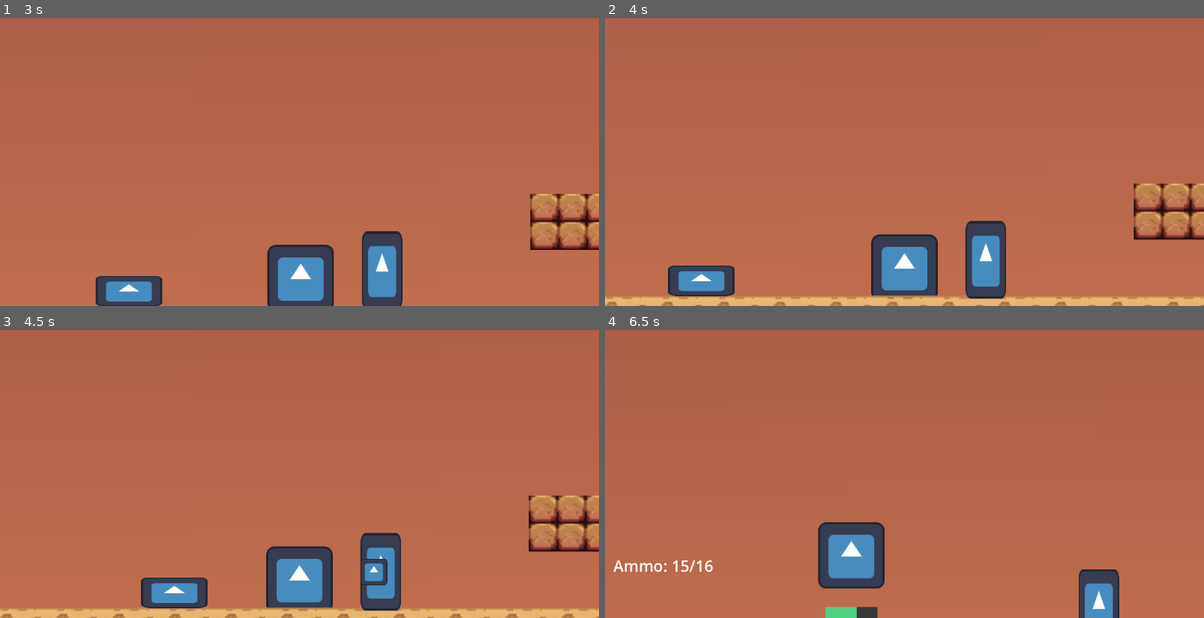
Above: before the commit, frames 1-4 (two rows, left to right).
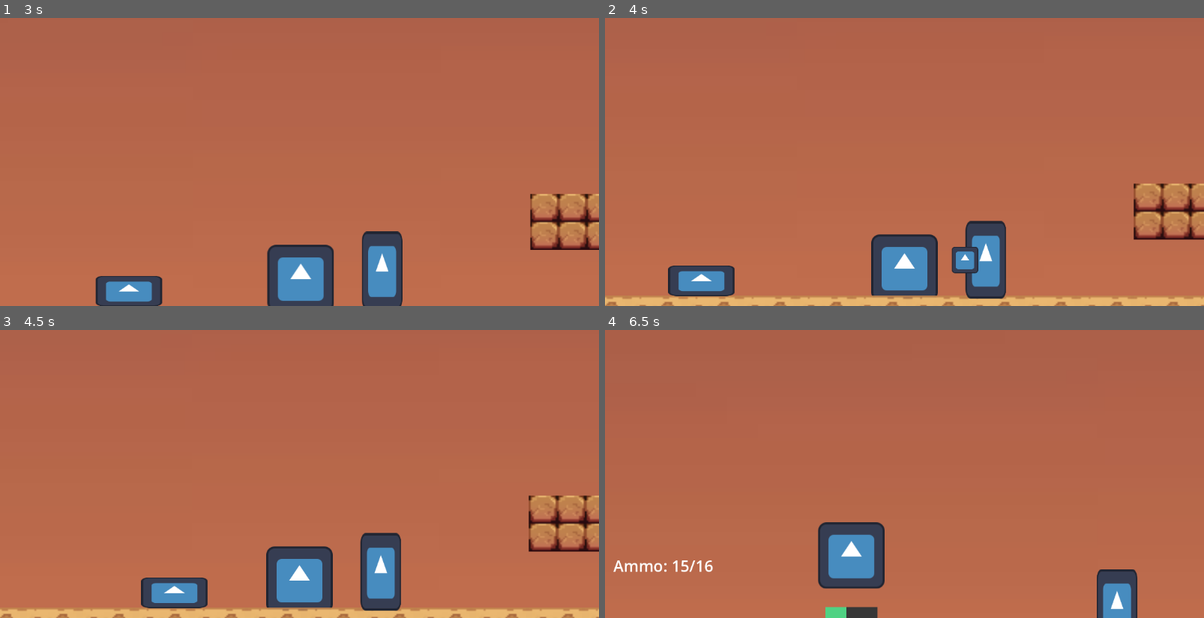
Above: after the commit, the same moments.

Repository: dzfrias/gladiator
Game: Godot game, scene res://scenes/level_playtest.tscn
Two runs of this game, one before a commit and one after it. Both use one fixed random seed, a clock stepped at 60 frames per second and the inputs below. This scene is started directly instead of the project's main scene. The engine's default icon, where the game draws it, is replaced by a stand-in: a white triangle on a blue panel in a dark square.
Inputs (mouse positions are in pixels of both pictures, inside the frame that each line leads up to):
- Up to frame 1 (3 s): move the mouse to (431, 121) at 0.52 s; hold S (crouch) 0.53-1.28 s; hold D (right) 0.53-2.03 s; tap Space (jump) at 0.77, 1.07, 1.52, 1.82 s; move the mouse to (179, 156) at 1.27 s; click (179, 156) at 1.35 s; move the mouse to (359, 64) at 2.02 s; hold A (left) 2.03-2.78 s; hold E (roll) 2.03-2.78 s; move the mouse to (269, 205) at 2.77 s; hold D (right) from 2.78 s (still down); tap Q (toggle_weapon) at 2.85 s
- Up to frame 2 (4 s): keep holding D (right); tap Space (jump) at 3.02, 3.32, 3.77 s; move the mouse to (1084, 187) at 3.52 s; hold S (crouch) from 3.53 s (still down)
- Up to frame 3 (4.5 s): tap Space (jump) at 4.07 s; move the mouse to (119, 399) at 4.27 s; release D (right) at 4.28 s; release S (crouch) at 4.28 s; hold A (left) from 4.28 s (still down); click (119, 399) at 4.35 s
- Up to frame 4 (6.5 s): tap Space (jump) at 4.52, 4.82, 6.02, 6.32 s; move the mouse to (934, 450) at 5.02 s; release A (left) at 5.03 s; hold D (right) 5.03-5.78 s; hold E (roll) 5.03-5.78 s; move the mouse to (814, 367) at 5.77 s; hold A (left) from 5.78 s (still down); tap Q (toggle_weapon) at 5.85 s

Frame 1 is identical in both runs. In frame 2, 0.4% of the frame differs, in the area x 57-63%, y 79-89%; in frame 3, 0.3%; in frame 4, 1.4%, in the area x 40-89%, y 83-100%.
Error in both runs: Invalid assignment of property or key 'position' with value of type 'Vector2' on a base object of type 'Nil'. (res://scripts/player/player.gd:67)

Commit message:
add a prepare attack time to ranged enemy

Diff:
--- a/scenes/shooter.tscn
+++ b/scenes/shooter.tscn
@@ -19,6 +19,7 @@
 collision_mask = 33
 script = ExtResource("1_a5ml5")
 projectile = ExtResource("2_5g1nj")
+prepare_attack_time = 0.4
 impact_particle_prefab = ExtResource("3_qpshq")
 
 [node name="CollisionShape2D" type="CollisionShape2D" parent="."]
--- a/scripts/enemies/shooter.gd
+++ b/scripts/enemies/shooter.gd
@@ -11,6 +11,7 @@
 @export var projectile_speed := 800.0
 @export var projectile_damage := 4.0
 @export var idle_time := 0.5
+@export var prepare_attack_time := 0.25
 @export var shoot_cooldown_avg: float = 1.4
 @export var shoot_cooldown_sd: float = 0.2
 
@@ -67,6 +68,8 @@
 				_shoot(direction)
 			elif is_on_floor():
 				velocity.x = 0
+				# This allows enemy to attack when they move onto new platform instead of waiting for a long time
+				_can_attack = true
 		State.IDLE:
 			velocity.x = 0
 		State.SHOOTING:
@@ -76,6 +79,7 @@
 
 func _shoot(direction: float) -> void:
 	_state = State.SHOOTING
+	await get_tree().create_timer(prepare_attack_time).timeout
 	var p := projectile.instantiate() as HorizontalProjectile
 	get_tree().root.add_child(p)
 	var angle: float
